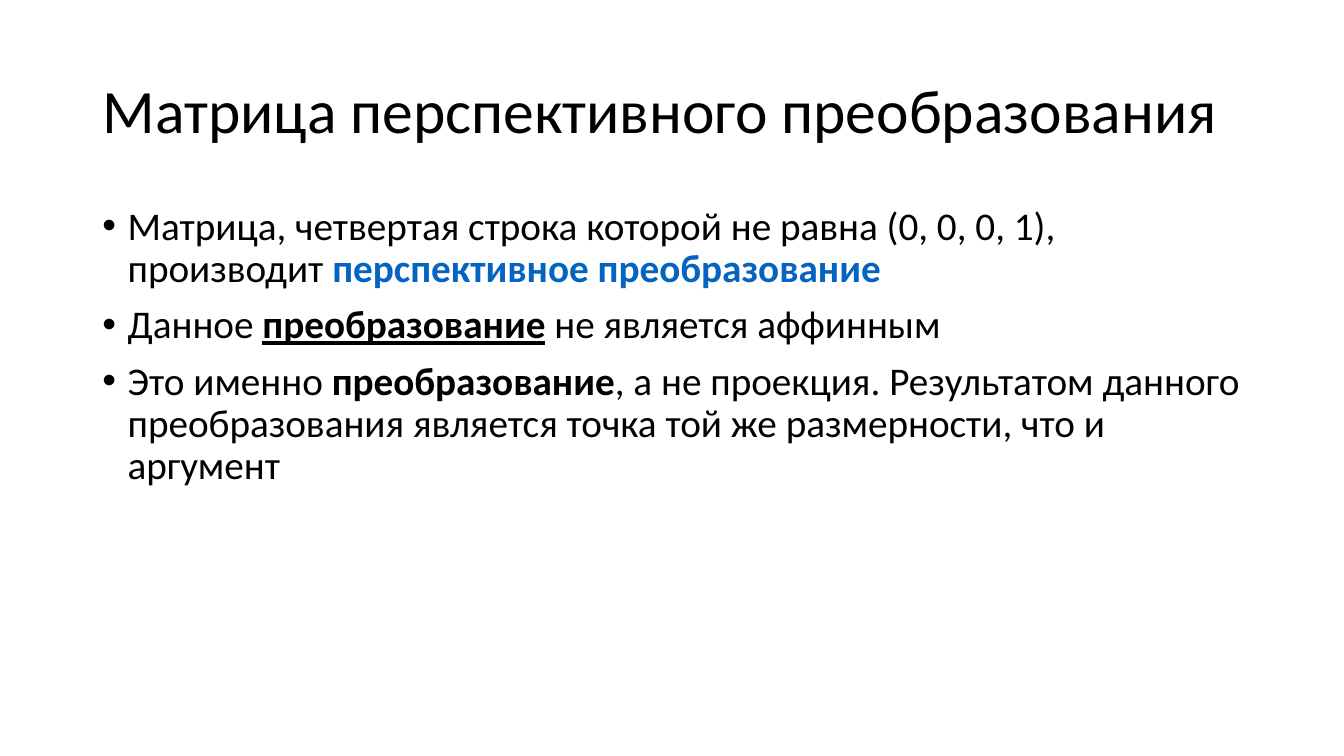
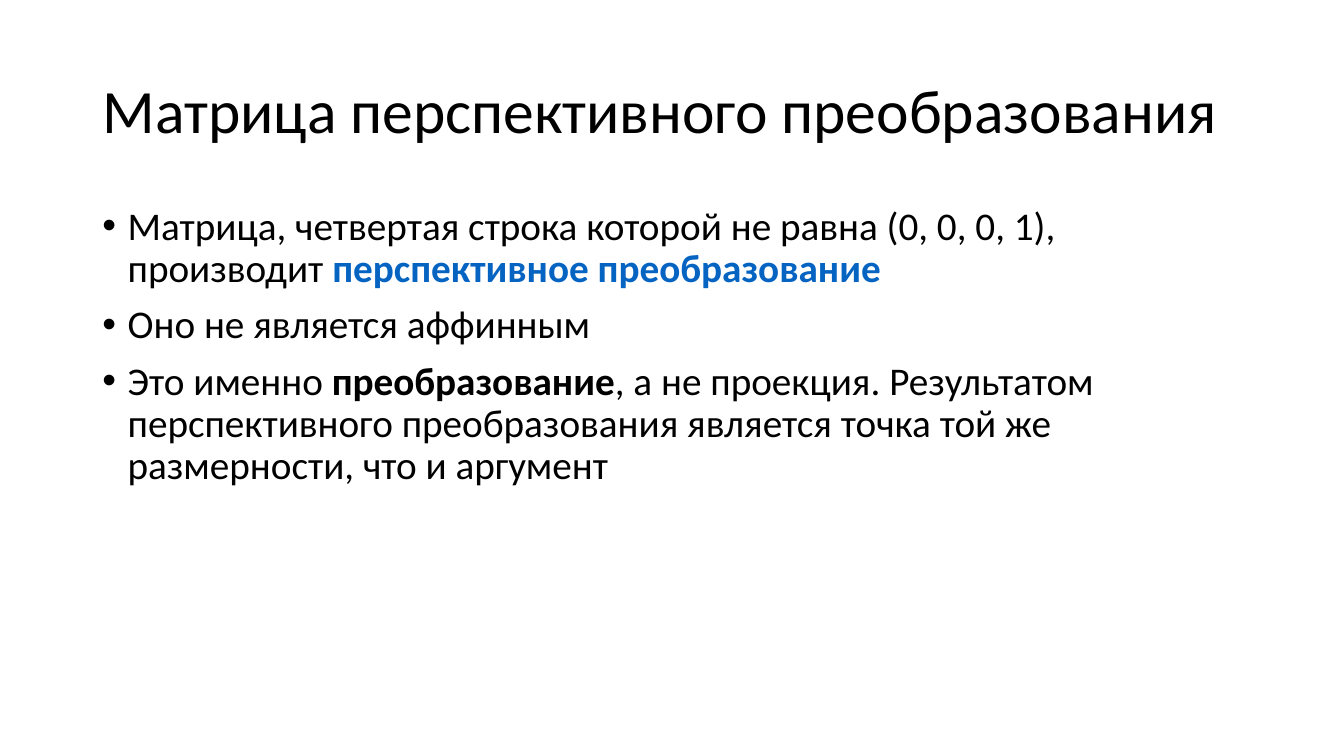
Before and after one commit to alexey-malov/cg-course, a slide deck: slide 147 of lectures/03 - Векторный анализ, трансформации и матрицы.pptx. Drawn at 1344x756 pixels with LibreOffice and Linux fonts; fonts in the diff are those of the drawing. Boxes give left, top, right and bottom in pixels: in the first picture for what was removed or moved away, otherwise in the second. Text is boxed around its words. In the diff, an @@ line names an element or a change of style, - is before the commit and + after.

```diff
--- a/lectures/03 - Векторный анализ, трансформации и матрицы.pptx
+++ b/lectures/03 - Векторный анализ, трансформации и матрицы.pptx
@@ text at bbox=[128, 311, 1093, 486]: text changed @@
-• Данное преобразование не является аффинным
-• Это именно преобразование, а не проекция. Результатом данного преобразования является точка той же размерности, что и аргумент
+• Оно не является аффинным
+• Это именно преобразование, а не проекция. Результатом перспективного преобразования является точка той же размерности, что и аргумент
```
Also in this commit, not shown: 14 other slides changed, 2 slides added, 1 other file.
